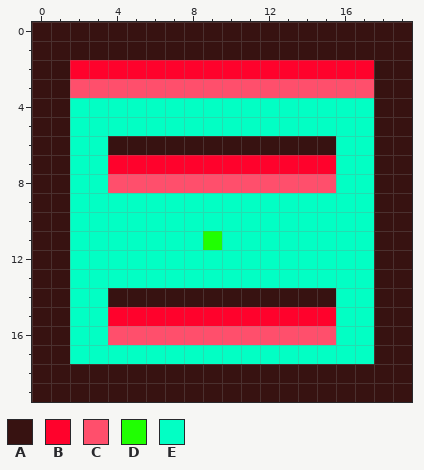
File history of a pixel-art sprite, res/rooms/room1.png. Above is the file before it was changed.
The file is 20x20 pixels.
Palette (. is transparent): A #371211  B #ff022c  C #ff4f6c  D #20ff02  E #02ffc4
Pixels before, first column x 0:
 0 AAAAAAAAAAAAAAAAAAAA
 1 AAAAAAAAAAAAAAAAAAAA
 2 AABBBBBBBBBBBBBBBBAA
 3 AACCCCCCCCCCCCCCCCAA
 4 AAEEEEEEEEEEEEEEEEAA
 5 AAEEEEEEEEEEEEEEEEAA
 6 AAEEAAAAAAAAAAAAEEAA
 7 AAEEBBBBBBBBBBBBEEAA
 8 AAEECCCCCCCCCCCCEEAA
 9 AAEEEEEEEEEEEEEEEEAA
10 AAEEEEEEEEEEEEEEEEAA
11 AAEEEEEEEDEEEEEEEEAA
12 AAEEEEEEEEEEEEEEEEAA
13 AAEEEEEEEEEEEEEEEEAA
14 AAEEAAAAAAAAAAAAEEAA
15 AAEEBBBBBBBBBBBBEEAA
16 AAEECCCCCCCCCCCCEEAA
17 AAEEEEEEEEEEEEEEEEAA
18 AAAAAAAAAAAAAAAAAAAA
19 AAAAAAAAAAAAAAAAAAAA
Now the later version:
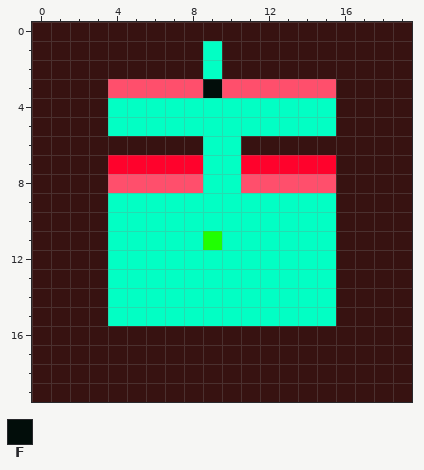
Colours new in this view: F #020d0a
Difference:
{"y":1,"x":9,"old":"A","new":"E"}
{"y":2,"x":2,"old":"BBBBBBBBBBBBBBBB","new":"AAAAAAAEAAAAAAAA"}
{"y":3,"x":2,"old":"CC","new":"AA"}
{"y":3,"x":9,"old":"C","new":"F"}
{"y":3,"x":16,"old":"CC","new":"AA"}
{"y":4,"x":2,"old":"EE","new":"AA"}
{"y":4,"x":16,"old":"EE","new":"AA"}
{"y":5,"x":2,"old":"EE","new":"AA"}
{"y":5,"x":16,"old":"EE","new":"AA"}
{"y":6,"x":2,"old":"EE","new":"AA"}
{"y":6,"x":9,"old":"AA","new":"EE"}
{"y":6,"x":16,"old":"EE","new":"AA"}
{"y":7,"x":2,"old":"EE","new":"AA"}
{"y":7,"x":9,"old":"BB","new":"EE"}
{"y":7,"x":16,"old":"EE","new":"AA"}
{"y":8,"x":2,"old":"EE","new":"AA"}
{"y":8,"x":9,"old":"CC","new":"EE"}
{"y":8,"x":16,"old":"EE","new":"AA"}
{"y":9,"x":2,"old":"EE","new":"AA"}
{"y":9,"x":16,"old":"EE","new":"AA"}
{"y":10,"x":2,"old":"EE","new":"AA"}
{"y":10,"x":16,"old":"EE","new":"AA"}
{"y":11,"x":2,"old":"EE","new":"AA"}
{"y":11,"x":16,"old":"EE","new":"AA"}
{"y":12,"x":2,"old":"EE","new":"AA"}
{"y":12,"x":16,"old":"EE","new":"AA"}
{"y":13,"x":2,"old":"EE","new":"AA"}
{"y":13,"x":16,"old":"EE","new":"AA"}
{"y":14,"x":2,"old":"EEAAAAAAAAAAAAEE","new":"AAEEEEEEEEEEEEAA"}
{"y":15,"x":2,"old":"EEBBBBBBBBBBBBEE","new":"AAEEEEEEEEEEEEAA"}
{"y":16,"x":2,"old":"EECCCCCCCCCCCCEE","new":"AAAAAAAAAAAAAAAA"}
{"y":17,"x":2,"old":"EEEEEEEEEEEEEEEE","new":"AAAAAAAAAAAAAAAA"}
{"label":"changed","picture_box":[70,41,374,364]}
